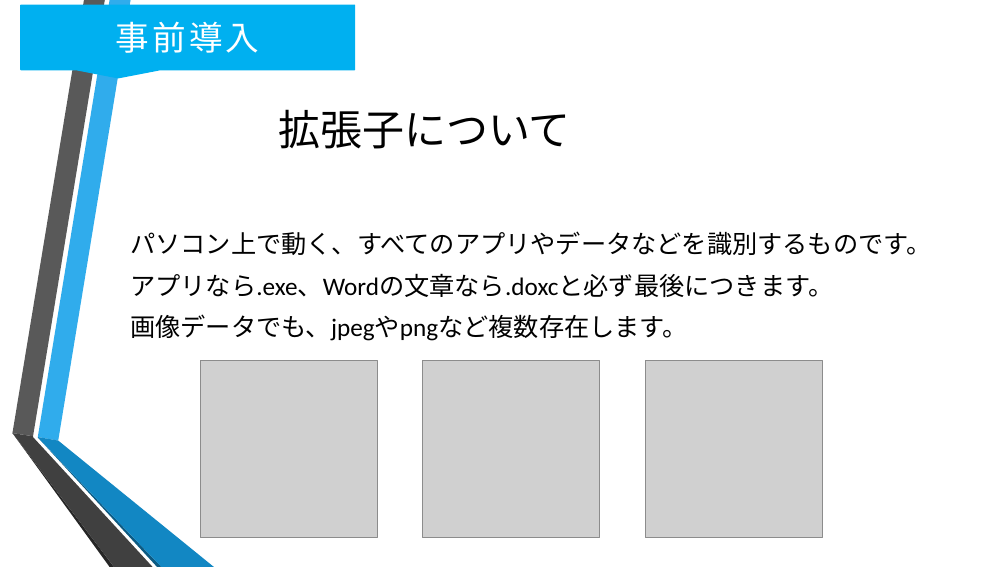
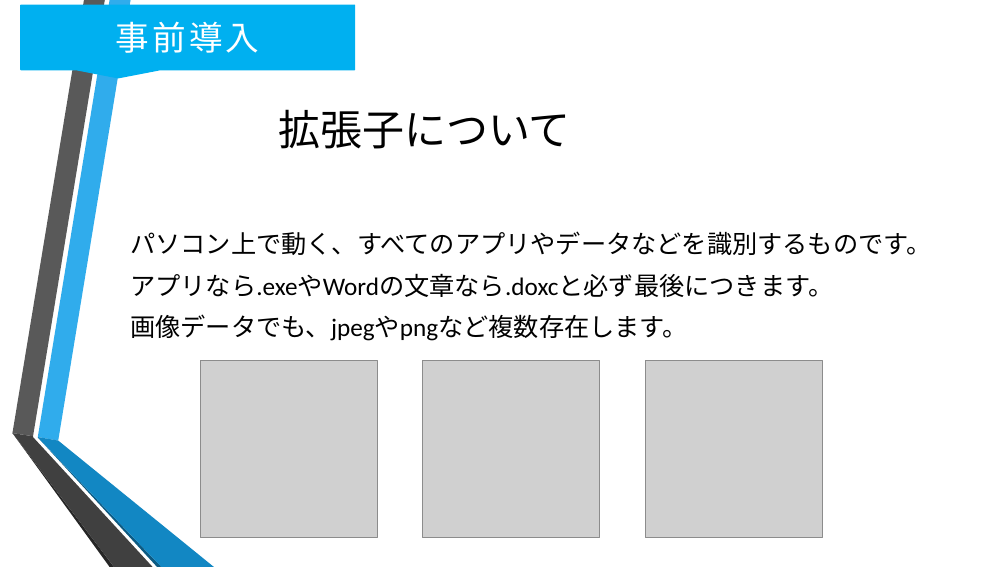
Before and after one commit to oono22/-, a slide deck: slide 4 of S-Learning Docment/S-Learn/狩り借り仮.pptx. Drawn at 1008x567 pixels with LibreOffice and Linux fonts; fonts in the diff are those of the drawing; grey boxes stand for pictures; background and template pictures are left out. Boxes give left, top, right and bottom in pixels: in the first picture for what was removed or moved away, otherwise in the second. Text is boxed around its words. In the diff, an @@ line names an element or a change of style, - is before the commit and + after.

```diff
--- a/S-Learning Docment/S-Learn/狩り借り仮.pptx
+++ b/S-Learning Docment/S-Learn/狩り借り仮.pptx
@@ text at (130,273,833,297): text changed @@
-アプリなら.exe、Wordの文章なら.doxcと必ず最後につきます。
+アプリなら.exeやWordの文章なら.doxcと必ず最後につきます。
```
Also in this commit, not shown: 7 other slides changed, 6 slides added.
